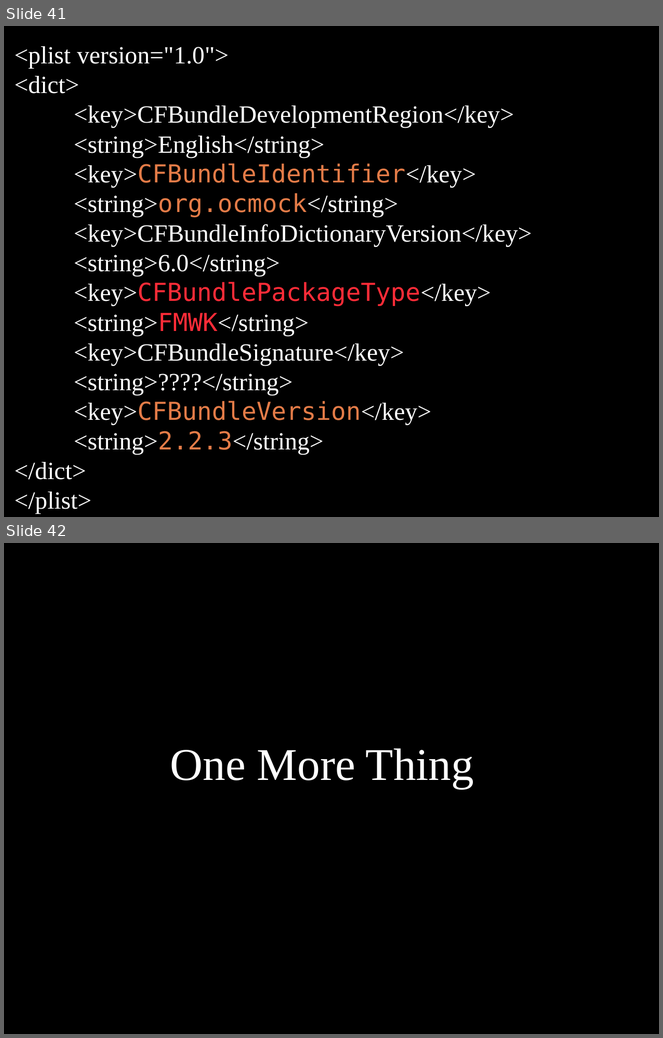
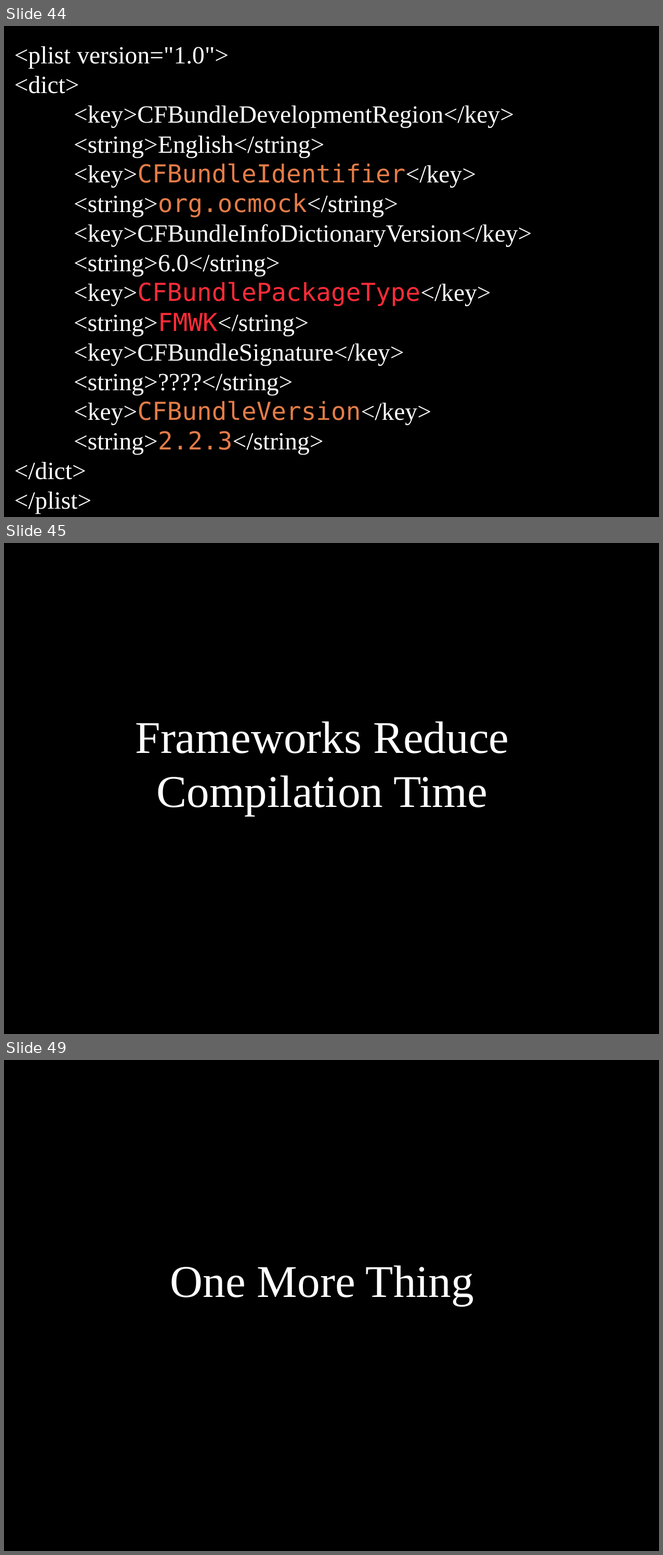
Before and after one commit to dodikk/StaticLib-Slides, a slide deck: Libraries-GoingNative.odp. Shown one above the other, each under a label of ours: slides 41 and 42 before the commit, slides 44, 45 and 49 after it; the slides between them are not shown. The pictures are 663x1038 and 663x1555 pixels, drawn with LibreOffice and Linux fonts; fonts in the diff are those of the drawing. Boxes give left, top, right and bottom in pixels: in the first picture for what was removed or moved away, otherwise in the second. Text is boxed around its words. In the diff, an @@ line names an element or a change of style, - is before the commit and + after.

```diff
--- a/Libraries-GoingNative.odp
+++ b/Libraries-GoingNative.odp
@@ slide 45 added at [4, 543, 659, 1034], background #000000 @@
@@ title added at [135, 721, 509, 816], 55 pt, text #FFFFFF @@
+Frameworks Reduce Compilation Time
@@ what was slide 41 is now slide 44 @@
@@ what was slide 42 is now slide 49 @@
```
Also in this commit, not shown: 1 slide changed, 13 other slides added, 1 slide removed, 1 other file.
